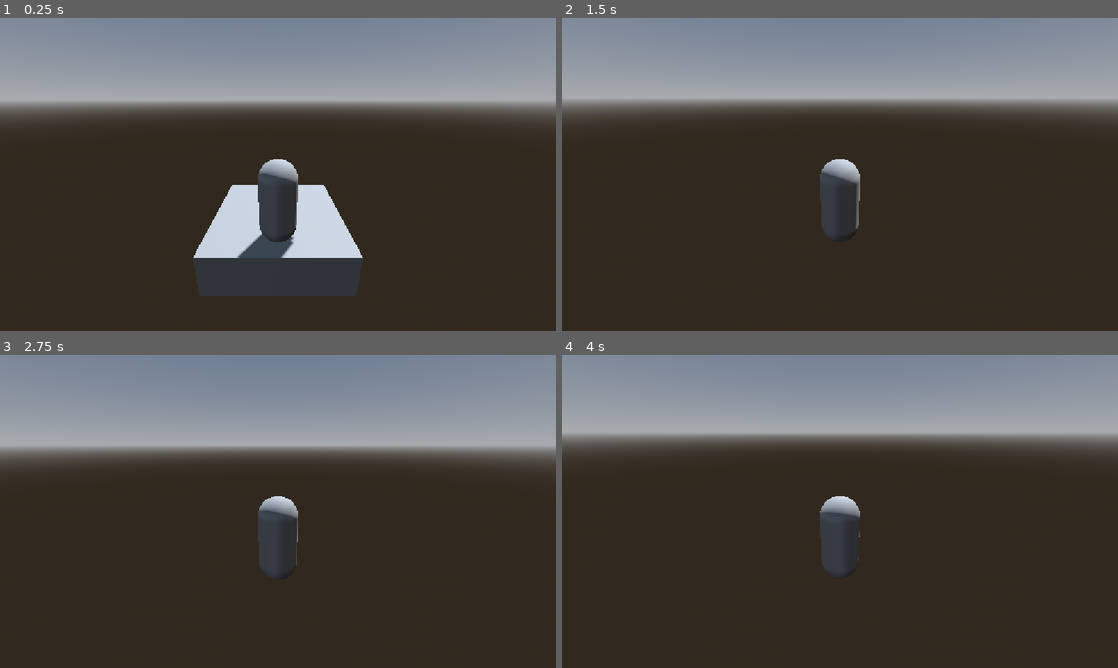
Above: before the commit, frames 1-4 (two rows, left to right).
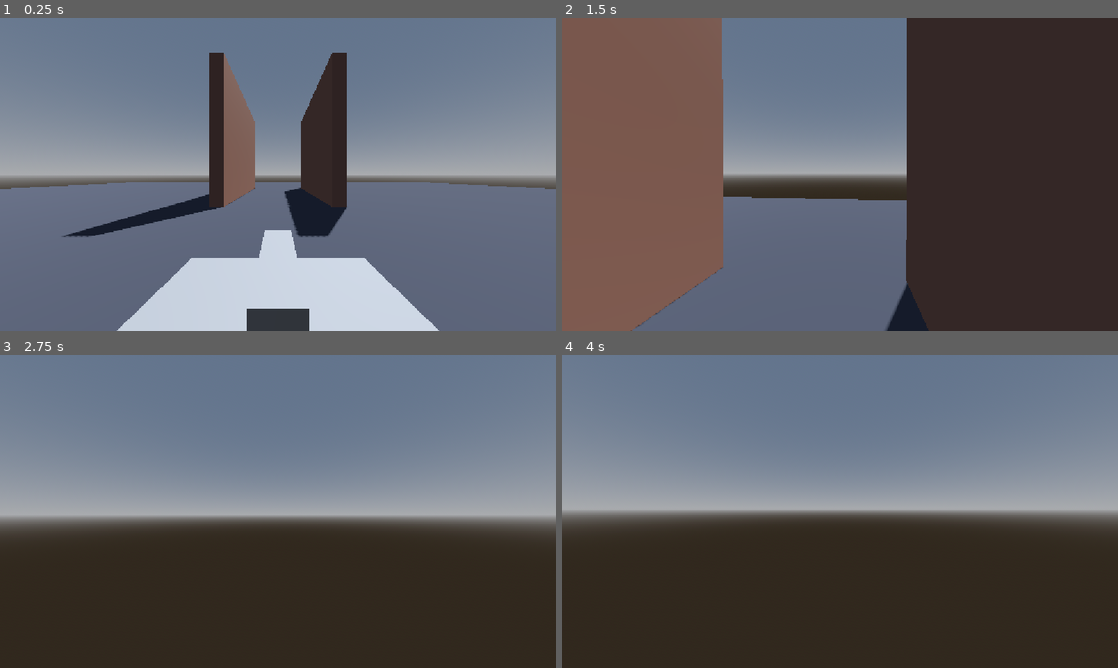
Above: after the commit, the same moments.

Repository: BigScavatore/deathless-godot
Game: Godot game, scene res://main.tscn
Two runs of this game, one before a commit and one after it. Both use one fixed random seed, a clock stepped at 60 frames per second and the inputs below. The project has no main scene, so this scene is started directly.
Inputs (mouse positions are in pixels of both pictures, inside the frame that each line leads up to):
- Up to frame 1 (0.25 s): no input
- Up to frame 2 (1.5 s): tap Enter at 0.5 s; move the mouse to (867, 174) at 0.52 s; hold Shift (sprint, bound only before the commit) 0.53-1.28 s; hold W (move_forward) from 0.53 s (still down); click (867, 174) at 0.67 s; tap Space (jump) at 0.77, 0.8, 1.07, 1.35 s; move the mouse to (812, 174) at 1.27 s; click (812, 174) at 1.42 s
- Up to frame 3 (2.75 s): keep holding W (move_forward); tap Space (jump) at 1.52, 1.82, 2.3 s; tap Shift (sprint, bound only before the commit) at 1.55 s; move the mouse to (289, 505) at 2.02 s; hold Shift (sprint, bound only before the commit) from 2.03 s (still down); click (289, 505) at 2.17 s
- Up to frame 4 (4 s): keep holding W (move_forward); tap Space (jump) at 2.75, 3.02, 3.32, 3.6, 3.77 s; move the mouse to (834, 517) at 2.77 s; release Shift (sprint, bound only before the commit) at 2.78 s; tap Shift (sprint, bound only before the commit) at 2.85 s; click (834, 517) at 2.92 s; tap Enter at 3.5 s; move the mouse to (878, 514) at 3.52 s; click (878, 514) at 3.67 s

The runs differ from the first frame. In frame 1, 90% of the frame differs, in the area x 0-100%, y 3-100%; in frame 2, 70%; in frame 3, 46%; in frame 4, 50%.

Commit message:
Switch to first-person controller with dash and wall jump
ULTRAKILL-style movement: fast ground/air control, 3-charge dash, wall jump with grace window and per-airtime limit. Adds a small test arena (floor, two parallel walls, block).

Co-Authored-By: Claude Sonnet 5.5 <noreply@anthropic.com>
Claude-Session: https://claude.ai/code/session_01KL6evsvn8hWWeYSRtXzpFU

Diff:
--- a/main.tscn
+++ b/main.tscn
@@ -13,6 +13,12 @@
 background_mode = 2
 sky = SubResource("Sky_ig7tw")
 glow_enabled = true
+
+[sub_resource type="StandardMaterial3D" id="StandardMaterial3D_floor"]
+albedo_color = Color(0.25, 0.26, 0.3, 1)
+
+[sub_resource type="StandardMaterial3D" id="StandardMaterial3D_wall"]
+albedo_color = Color(0.55, 0.4, 0.35, 1)
 
 [node name="Main" type="Node3D" unique_id=1853969468]
 
@@ -32,3 +38,29 @@
 
 [node name="Player" parent="." instance=ExtResource("1_player")]
 transform = Transform3D(1, 0, 0, 0, 1, 0, 0, 0, 1, 0, 0.6, 1.2)
+
+[node name="Arena" type="Node3D" parent="."]
+
+[node name="Floor" type="CSGBox3D" parent="Arena"]
+transform = Transform3D(1, 0, 0, 0, 1, 0, 0, 0, 1, 0, -0.5, 0)
+material = SubResource("StandardMaterial3D_floor")
+use_collision = true
+size = Vector3(80, 1, 80)
+
+[node name="WallLeft" type="CSGBox3D" parent="Arena"]
+transform = Transform3D(1, 0, 0, 0, 1, 0, 0, 0, 1, -4, 5, -16)
+material = SubResource("StandardMaterial3D_wall")
+use_collision = true
+size = Vector3(1, 10, 14)
+
+[node name="WallRight" type="CSGBox3D" parent="Arena"]
+transform = Transform3D(1, 0, 0, 0, 1, 0, 0, 0, 1, 4, 5, -16)
+material = SubResource("StandardMaterial3D_wall")
+use_collision = true
+size = Vector3(1, 10, 14)
+
+[node name="Block" type="CSGBox3D" parent="Arena"]
+transform = Transform3D(1, 0, 0, 0, 1, 0, 0, 0, 1, 14, 2, 4)
+material = SubResource("StandardMaterial3D_wall")
+use_collision = true
+size = Vector3(6, 4, 6)
--- a/player/player.gd
+++ b/player/player.gd
@@ -1,33 +1,64 @@
 extends CharacterBody3D
-## Third-person character controller.
-## WASD / frecce / stick sinistro = movimento, Spazio / A = salto,
-## Shift / L3 = corsa, mouse / stick destro = camera, Esc = rilascia il mouse.
+## Controller in prima persona stile ULTRAKILL: movimento veloce, dash a cariche e wall jump.
+## WASD / stick sinistro = movimento, Spazio / A = salto (anche wall jump),
+## Shift / B = dash, mouse / stick destro = camera, Esc = rilascia il mouse.
 
 @export_group("Movement")
-@export var walk_speed := 5.0
-@export var sprint_speed := 8.0
-@export var jump_velocity := 5.0
-@export var acceleration := 25.0
-@export var air_acceleration := 8.0
-@export var friction := 30.0
-@export var turn_speed := 12.0
+@export var speed := 14.0
+@export var jump_velocity := 10.0
+@export var gravity_scale := 2.5
+@export var acceleration := 90.0
+@export var air_acceleration := 25.0
+@export var friction := 70.0
+@export var air_friction := 2.0
+@export var jump_buffer_time := 0.1
+@export var coyote_time := 0.1
+
+@export_group("Dash")
+@export var dash_speed := 45.0
+@export var dash_duration := 0.15
+## Velocità mantenuta subito dopo il dash (poi decade verso "speed").
+@export var dash_exit_speed := 20.0
+@export var dash_charges_max := 3
+## Secondi necessari per ricaricare una singola carica.
+@export var dash_recharge_time := 1.0
+
+@export_group("Wall Jump")
+@export var max_wall_jumps := 3
+@export var wall_jump_push := 14.0
+@export var wall_jump_up := 10.0
+## Tempo di tolleranza dopo aver toccato un muro in cui il wall jump è ancora valido.
+@export var wall_grace_time := 0.12
 
 @export_group("Camera")
-@export_range(0.0, 0.02, 0.0005) var mouse_sensitivity := 0.003
-@export var stick_sensitivity := 2.5
-@export_range(-89.0, 0.0) var min_pitch_deg := -70.0
-@export_range(0.0, 89.0) var max_pitch_deg := 30.0
-
-@onready var _camera_pivot: Node3D = $CameraPivot
-@onready var _spring_arm: SpringArm3D = $CameraPivot/SpringArm3D
-@onready var _model: Node3D = $Model
+@export_range(0.0, 0.02, 0.0005) var mouse_sensitivity := 0.002
+@export var stick_sensitivity := 3.0
+@export var base_fov := 90.0
+@export var dash_fov := 105.0
+@export var fov_lerp_speed := 12.0
+
+@onready var _head: Node3D = $Head
+@onready var _camera: Camera3D = $Head/Camera3D
 
 var _gravity: float = ProjectSettings.get_setting("physics/3d/default_gravity")
+
+var _dash_charges := 0.0
+var _dash_time_left := 0.0
+var _dash_dir := Vector3.ZERO
+
+var _wall_jumps_left := 0
+var _wall_normal := Vector3.ZERO
+var _wall_time := 0.0
+
+var _coyote := 0.0
+var _jump_buffer := 0.0
 
 
 func _ready() -> void:
 	_register_input_actions()
-	_spring_arm.add_excluded_object(get_rid())
+	_dash_charges = float(dash_charges_max)
+	_wall_jumps_left = max_wall_jumps
+	_camera.fov = base_fov
 	Input.mouse_mode = Input.MOUSE_MODE_CAPTURED
 
 
@@ -41,55 +72,136 @@
 
 
 func _physics_process(delta: float) -> void:
-	# Camera con stick destro
 	var look := Input.get_vector("look_left", "look_right", "look_up", "look_down")
 	if look != Vector2.ZERO:
 		_rotate_camera(look * stick_sensitivity * delta)
 
-	# Gravità e salto
-	if not is_on_floor():
-		velocity.y -= _gravity * delta
-	elif Input.is_action_just_pressed("jump"):
-		velocity.y = jump_velocity
-
-	# Direzione di movimento relativa alla camera (solo yaw)
-	var input_dir := Input.get_vector("move_left", "move_right", "move_forward", "move_back")
-	var direction := _camera_pivot.global_basis * Vector3(input_dir.x, 0.0, input_dir.y)
-	direction.y = 0.0
-	direction = direction.normalized()
-
-	var speed := sprint_speed if Input.is_action_pressed("sprint") else walk_speed
+	_update_timers(delta)
+
+	if Input.is_action_just_pressed("dash") and _dash_time_left <= 0.0 and _dash_charges >= 1.0:
+		_start_dash()
+
+	if _dash_time_left > 0.0:
+		_process_dash(delta)
+	else:
+		_process_movement(delta)
+
+	move_and_slide()
+	_update_wall_contact()
+	_update_fov(delta)
+
+
+# --- Movimento -------------------------------------------------------------
+
+func _process_movement(delta: float) -> void:
+	var on_floor := is_on_floor()
+	if on_floor:
+		_wall_jumps_left = max_wall_jumps
+	else:
+		velocity.y -= _gravity * gravity_scale * delta
+
+	# Salto e wall jump (con jump buffer: premere poco prima di toccare conta)
+	if _jump_buffer > 0.0:
+		if _coyote > 0.0:
+			velocity.y = jump_velocity
+			_jump_buffer = 0.0
+			_coyote = 0.0
+		elif _wall_time > 0.0 and _wall_jumps_left > 0:
+			_wall_jump()
+
+	# Movimento orizzontale
+	var wish := _wish_direction()
 	var horizontal := Vector2(velocity.x, velocity.z)
-
-	if direction != Vector3.ZERO:
-		var accel := acceleration if is_on_floor() else air_acceleration
-		var target := Vector2(direction.x, direction.z) * speed
-		horizontal = horizontal.move_toward(target, accel * delta)
-
-		# Ruota il modello verso la direzione di movimento (il fronte è -Z)
-		var target_yaw := atan2(-direction.x, -direction.z)
-		_model.rotation.y = lerp_angle(_model.rotation.y, target_yaw, turn_speed * delta)
-	else:
-		var decel := friction if is_on_floor() else air_acceleration
+	if wish != Vector3.ZERO:
+		var accel := acceleration if on_floor else air_acceleration
+		horizontal = horizontal.move_toward(Vector2(wish.x, wish.z) * speed, accel * delta)
+	else:
+		var decel := friction if on_floor else air_friction
 		horizontal = horizontal.move_toward(Vector2.ZERO, decel * delta)
 
 	velocity.x = horizontal.x
 	velocity.z = horizontal.y
-	move_and_slide()
+
+
+func _wish_direction() -> Vector3:
+	var input := Input.get_vector("move_left", "move_right", "move_forward", "move_back")
+	# Il corpo ruota solo in yaw, quindi la sua base è già "orizzontale".
+	return global_basis * Vector3(input.x, 0.0, input.y)
+
+
+# --- Dash ------------------------------------------------------------------
+
+func _start_dash() -> void:
+	var dir := _wish_direction()
+	if dir == Vector3.ZERO:
+		dir = -global_basis.z  # senza input: dash in avanti
+	_dash_dir = dir.normalized()
+	_dash_time_left = dash_duration
+	_dash_charges -= 1.0
+
+
+func _process_dash(delta: float) -> void:
+	_dash_time_left -= delta
+	if _dash_time_left <= 0.0:
+		# Fine dash: si mantiene un po' di slancio, senza gravità accumulata.
+		velocity = _dash_dir * dash_exit_speed
+	else:
+		velocity = _dash_dir * dash_speed  # niente gravità durante il dash
+
+
+# --- Wall jump -------------------------------------------------------------
+
+func _wall_jump() -> void:
+	# Togli la componente verso il muro, mantieni quella laterale e spingi via dal muro.
+	var horizontal := Vector3(velocity.x, 0.0, velocity.z)
+	horizontal -= horizontal.project(_wall_normal)
+	horizontal += _wall_normal * wall_jump_push
+
+	velocity.x = horizontal.x
+	velocity.z = horizontal.z
+	velocity.y = wall_jump_up
+
+	_wall_jumps_left -= 1
+	_wall_time = 0.0
+	_jump_buffer = 0.0
+
+
+func _update_wall_contact() -> void:
+	if is_on_wall():
+		var normal := get_wall_normal()
+		normal.y = 0.0
+		if normal.length() > 0.01:
+			_wall_normal = normal.normalized()
+			_wall_time = wall_grace_time
+
+
+# --- Timer, camera ---------------------------------------------------------
+
+func _update_timers(delta: float) -> void:
+	_coyote = coyote_time if is_on_floor() else maxf(_coyote - delta, 0.0)
+	_wall_time = maxf(_wall_time - delta, 0.0)
+	if Input.is_action_just_pressed("jump"):
+		_jump_buffer = jump_buffer_time
+	else:
+		_jump_buffer = maxf(_jump_buffer - delta, 0.0)
+	_dash_charges = minf(_dash_charges + delta / dash_recharge_time, float(dash_charges_max))
 
 
 func _rotate_camera(amount: Vector2) -> void:
-	_camera_pivot.rotate_y(-amount.x)
-	_spring_arm.rotation.x = clampf(
-		_spring_arm.rotation.x - amount.y,
-		deg_to_rad(min_pitch_deg),
-		deg_to_rad(max_pitch_deg)
-	)
-
-
-# Registra le azioni di input da codice, così non serve toccare project.godot.
-# Se preferisci definirle in Progetto > Impostazioni progetto > Mappa input,
-# basta creare un'azione "move_forward": in quel caso questa funzione non fa nulla.
+	rotate_y(-amount.x)
+	_head.rotation.x = clampf(_head.rotation.x - amount.y, deg_to_rad(-89.0), deg_to_rad(89.0))
+
+
+func _update_fov(delta: float) -> void:
+	var target := dash_fov if _dash_time_left > 0.0 else base_fov
+	_camera.fov = lerpf(_camera.fov, target, 1.0 - exp(-fov_lerp_speed * delta))
+
+
+# --- Input -----------------------------------------------------------------
+
+# Registra le azioni da codice, così non serve toccare project.godot.
+# Se preferisci la Mappa input dell'editor, crea un'azione "move_forward":
+# in quel caso questa funzione non fa nulla (servono anche move_*, look_*, jump, dash).
 func _register_input_actions() -> void:
 	if InputMap.has_action("move_forward"):
 		return
@@ -98,7 +210,7 @@
 	_add_key_action("move_left", [KEY_A, KEY_LEFT])
 	_add_key_action("move_right", [KEY_D, KEY_RIGHT])
 	_add_key_action("jump", [KEY_SPACE])
-	_add_key_action("sprint", [KEY_SHIFT])
+	_add_key_action("dash", [KEY_SHIFT])
 
 	_add_axis_action("move_forward", JOY_AXIS_LEFT_Y, -1.0)
 	_add_axis_action("move_back", JOY_AXIS_LEFT_Y, 1.0)
@@ -110,7 +222,7 @@
 	_add_axis_action("look_right", JOY_AXIS_RIGHT_X, 1.0)
 
 	_add_button_action("jump", JOY_BUTTON_A)
-	_add_button_action("sprint", JOY_BUTTON_LEFT_STICK)
+	_add_button_action("dash", JOY_BUTTON_B)
 
 
 func _ensure_action(action: StringName) -> void:
@@ -119,9 +231,7 @@
 
 
 func _add_key_action(action: StringName, keys: Array) -> void:
-	if InputMap.has_action(action):
-		return
-	InputMap.add_action(action)
+	_ensure_action(action)
 	for key in keys:
 		var ev := InputEventKey.new()
 		ev.physical_keycode = key
--- a/player/player.tscn
+++ b/player/player.tscn
@@ -6,13 +6,6 @@
 radius = 0.4
 height = 1.8
 
-[sub_resource type="CapsuleMesh" id="CapsuleMesh_player"]
-radius = 0.4
-height = 1.8
-
-[sub_resource type="BoxMesh" id="BoxMesh_nose"]
-size = Vector3(0.2, 0.2, 0.3)
-
 [node name="Player" type="CharacterBody3D"]
 script = ExtResource("1_player")
 
@@ -20,22 +13,8 @@
 transform = Transform3D(1, 0, 0, 0, 1, 0, 0, 0, 1, 0, 0.9, 0)
 shape = SubResource("CapsuleShape3D_player")
 
-[node name="Model" type="Node3D" parent="."]
+[node name="Head" type="Node3D" parent="."]
+transform = Transform3D(1, 0, 0, 0, 1, 0, 0, 0, 1, 0, 1.6, 0)
 
-[node name="Body" type="MeshInstance3D" parent="Model"]
-transform = Transform3D(1, 0, 0, 0, 1, 0, 0, 0, 1, 0, 0.9, 0)
-mesh = SubResource("CapsuleMesh_player")
-
-[node name="Nose" type="MeshInstance3D" parent="Model"]
-transform = Transform3D(1, 0, 0, 0, 1, 0, 0, 0, 1, 0, 1.4, -0.4)
-mesh = SubResource("BoxMesh_nose")
-
-[node name="CameraPivot" type="Node3D" parent="."]
-transform = Transform3D(1, 0, 0, 0, 1, 0, 0, 0, 1, 0, 1.5, 0)
-
-[node name="SpringArm3D" type="SpringArm3D" parent="CameraPivot"]
-transform = Transform3D(1, 0, 0, 0, 0.9396926, 0.34202015, 0, -0.34202015, 0.9396926, 0, 0, 0)
-spring_length = 4.0
-margin = 0.2
-
-[node name="Camera3D" type="Camera3D" parent="CameraPivot/SpringArm3D"]
+[node name="Camera3D" type="Camera3D" parent="Head"]
+fov = 90.0
